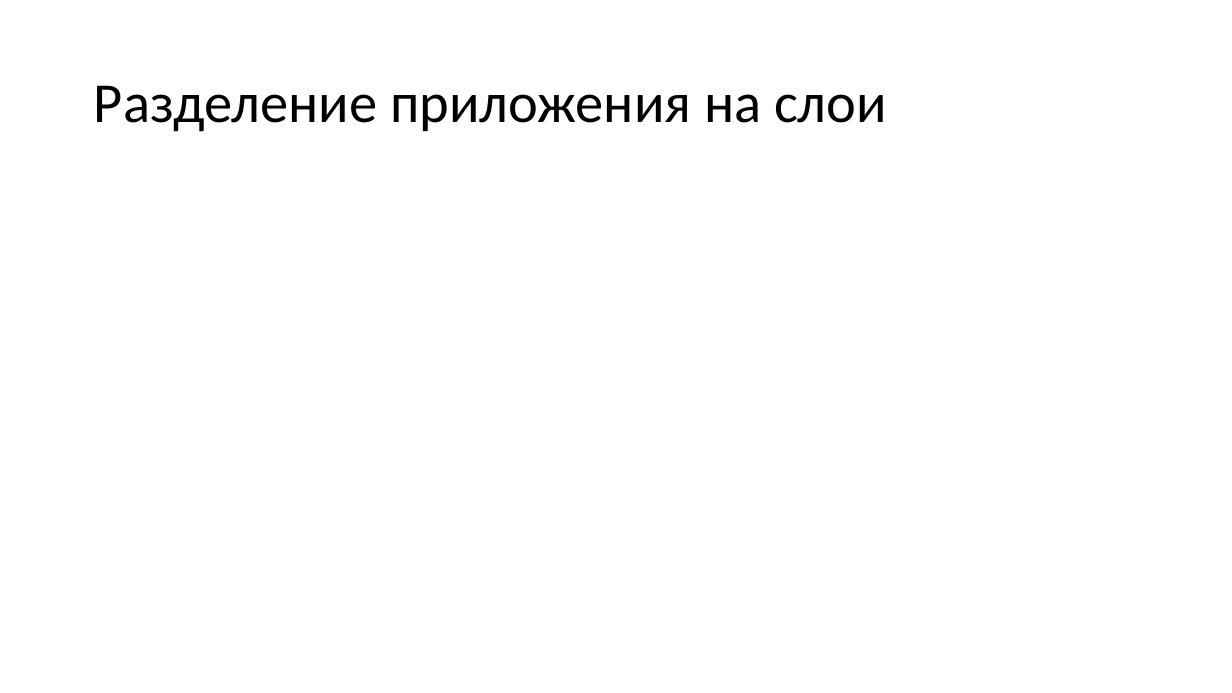
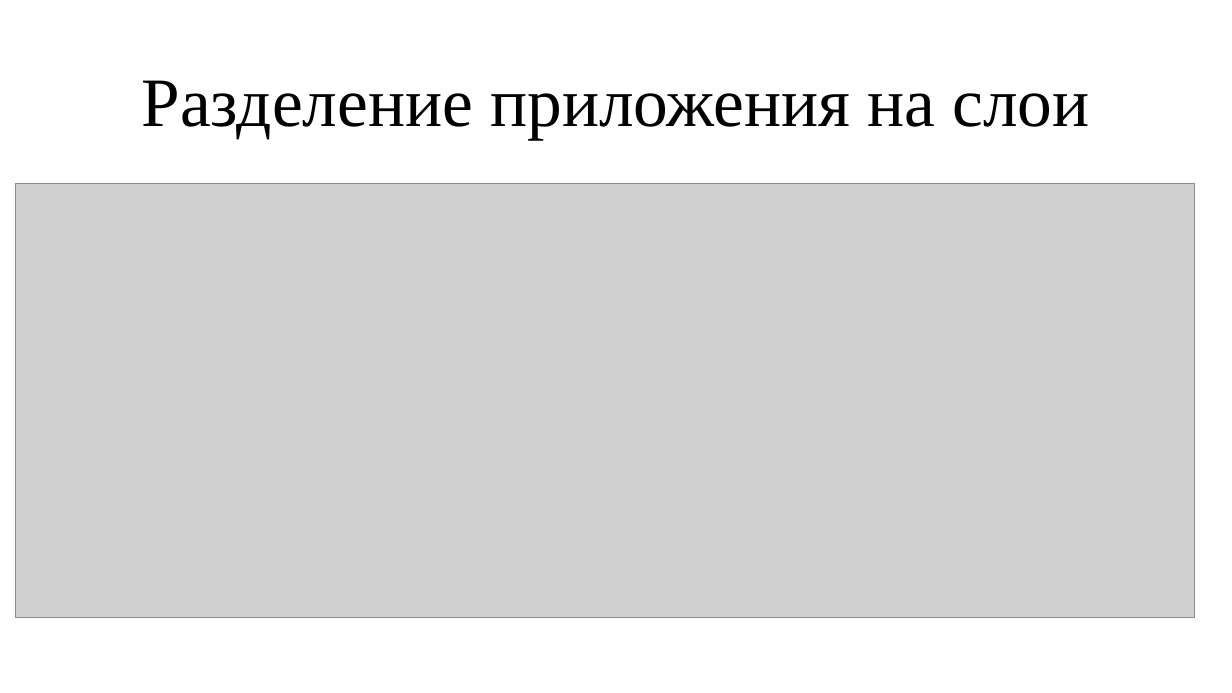
Before and after one commit to MrAnderson1110/Education, a slide deck: slide 4 of 5/OOP_V_term_paper/Презентация_ООП_АндреевД.И_z9431.pptx. Drawn at 1232x693 pixels with LibreOffice and Linux fonts; fonts in the diff are those of the drawing; grey boxes stand for pictures. Boxes give left, top, right and bottom in pixels: in the first picture for what was removed or moved away, otherwise in the second. Text is boxed around its words. In the diff, an @@ line names an element or a change of style, - is before the commit and + after.

```diff
--- a/5/OOP_V_term_paper/Презентация_ООП_АндреевД.И_z9431.pptx
+++ b/5/OOP_V_term_paper/Презентация_ООП_АндреевД.И_z9431.pptx
@@ title "Разделение приложения на слои" at (x1=142, y1=80, x2=1090, y2=140): size 44 to 54 pt, font Calibri to Times New Roman; alignment left to centre @@
@@ picture added at (x1=16, y1=183, x2=1195, y2=617) @@
```
Also in this commit, not shown: 8 other slides changed, 2 slides added, 2 slides removed.
